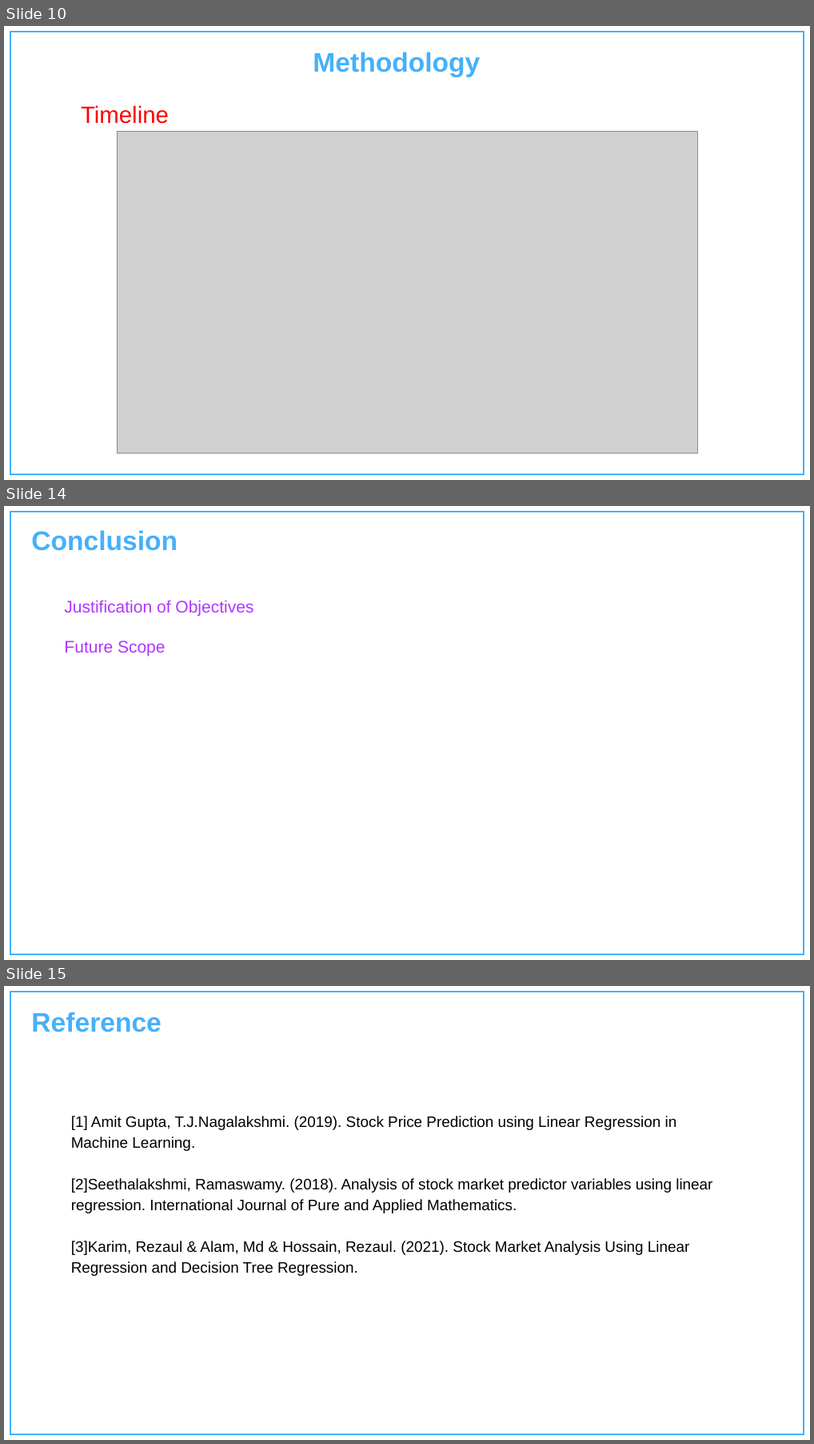
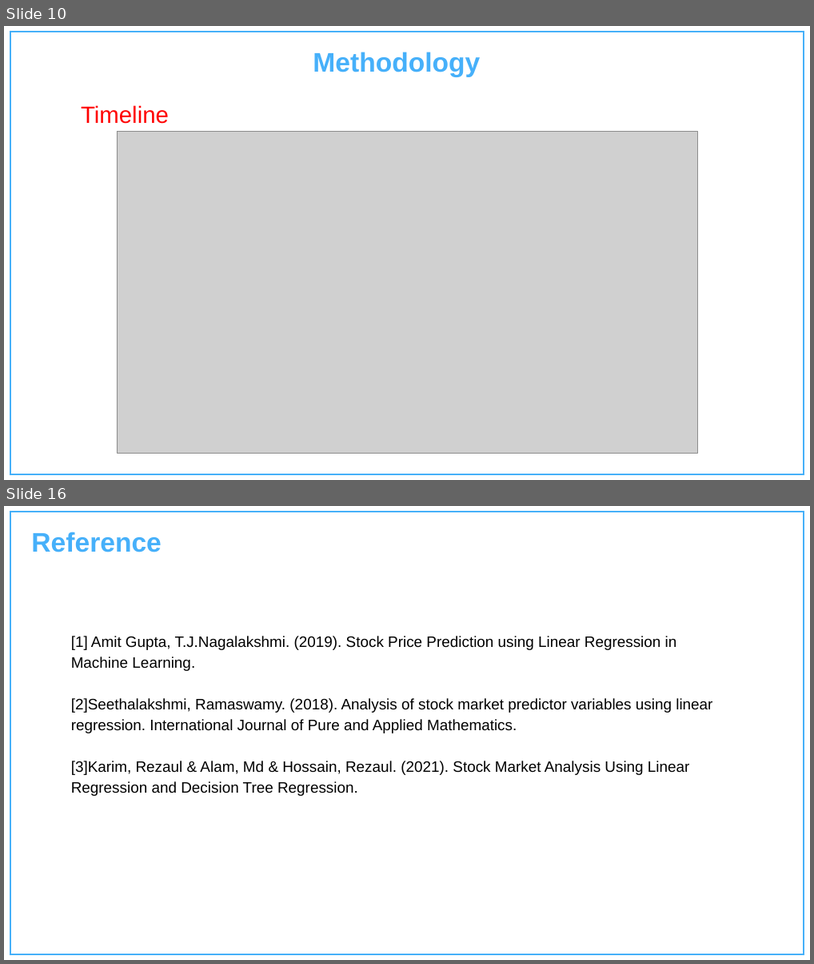
Before and after one commit to Charu-2718/TradeHelp, a slide deck: Documentation/Presentation.pptx. Shown one above the other, each under a label of ours: slides 10, 14 and 15 before the commit, slides 10 and 16 after it; the slides between them are not shown. The pictures are 814x1444 and 814x964 pixels, drawn with LibreOffice and Linux fonts; fonts in the diff are those of the drawing; grey boxes stand for pictures; background and template pictures are left out. Boxes give left, top, right and bottom in pixels: in the first picture for what was removed or moved away, otherwise in the second. Text is boxed around its words. In the diff, an @@ line names an element or a change of style, - is before the commit and + after.

```diff
--- a/Documentation/Presentation.pptx
+++ b/Documentation/Presentation.pptx
@@ slide 14 removed at [4,506,810,960], background #FFFFFF; not listed: 1 template element that a slide beside it also shows @@
@@ text removed at [31,530,178,551] @@
-Conclusion
@@ text removed at [64,600,254,656] @@
-Justification of Objectives
-Future Scope
@@ what was slide 15 is now slide 16 @@
```
Also in this commit, not shown: 3 slides changed, 4 slides added, 2 other slides removed, 1 other file.
